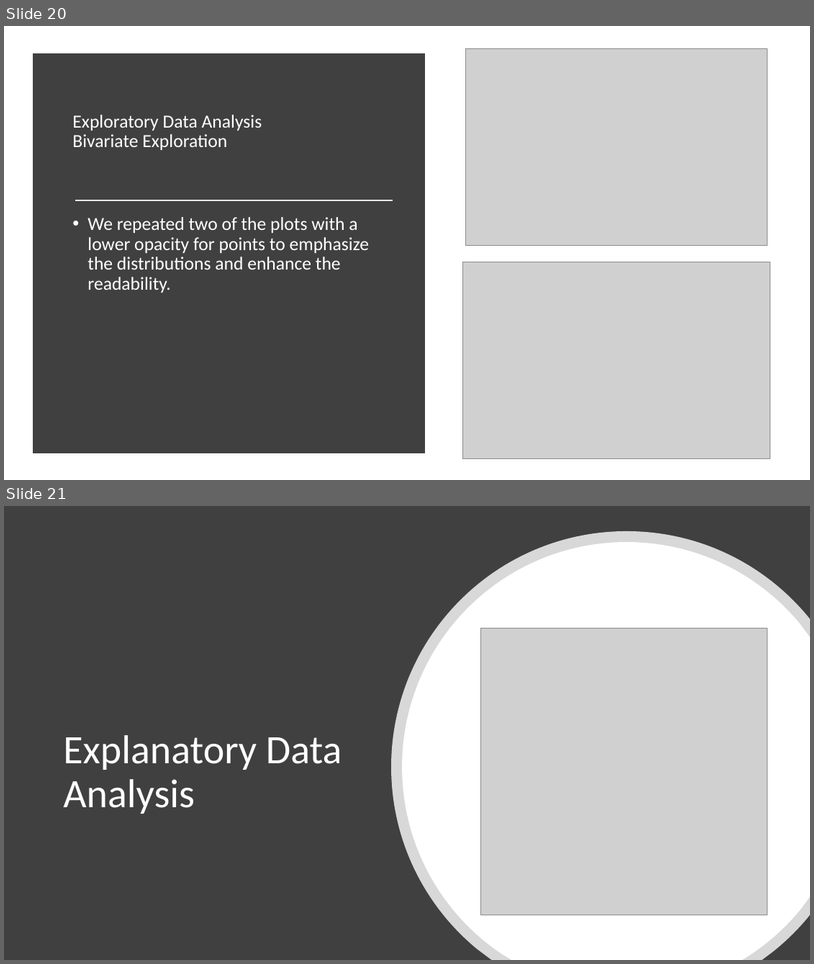
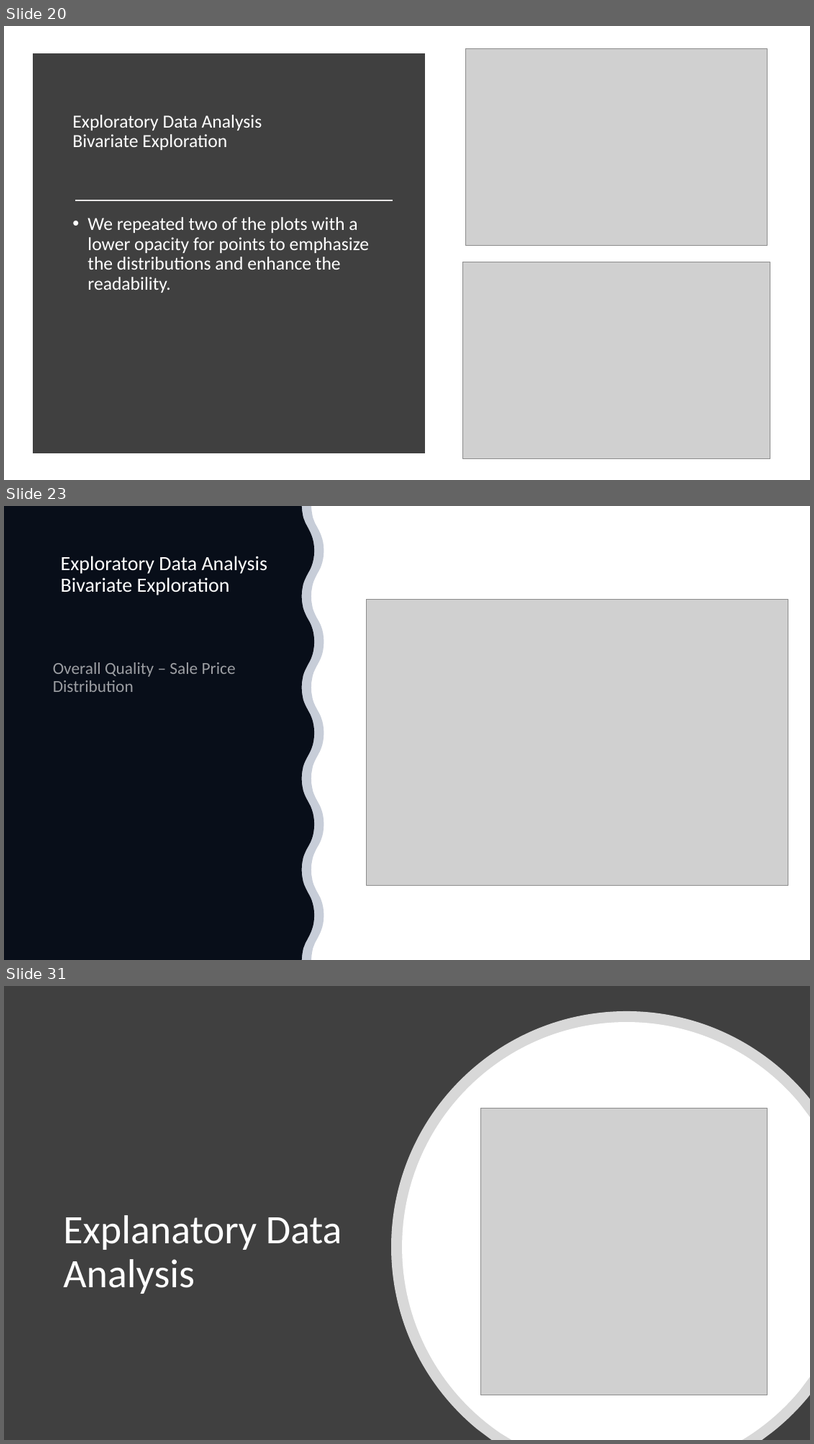
Before and after one commit to Moaaz-Mahmoud/Third-Year-Electrical-Testing-3A, a slide deck: projects-for-the-practical-exam/house-pricing/presentation.pptx. Shown one above the other, each under a label of ours: slides 20 and 21 before the commit, slides 20, 23 and 31 after it; the slides between them are not shown. The pictures are 814x964 and 814x1444 pixels, drawn with LibreOffice and Linux fonts; fonts in the diff are those of the drawing; grey boxes stand for pictures. Boxes give left, top, right and bottom in pixels: in the first picture for what was removed or moved away, otherwise in the second. Text is boxed around its words. In the diff, an @@ line names an element or a change of style, - is before the commit and + after.

```diff
--- a/projects-for-the-practical-exam/house-pricing/presentation.pptx
+++ b/projects-for-the-practical-exam/house-pricing/presentation.pptx
@@ slide 23 added at (4,506,810,960), background #FFFFFF @@
@@ freeform shape added at (4,506,314,960), fill #000000 @@
@@ freeform shape added at (4,506,324,960), fill #203864 at 25% opacity @@
@@ title added at (61,556,268,595), 24 pt, text #FFFFFF @@
+Exploratory Data Analysis
+Bivariate Exploration
@@ picture added at (367,599,789,885) @@
@@ text added at (53,662,236,692), 20 pt, text #FFFFFF at 60% opacity @@
+Overall Quality – Sale Price Distribution
@@ what was slide 21 is now slide 31 @@
```
Also in this commit, not shown: 9 other slides added, 2 other files.
